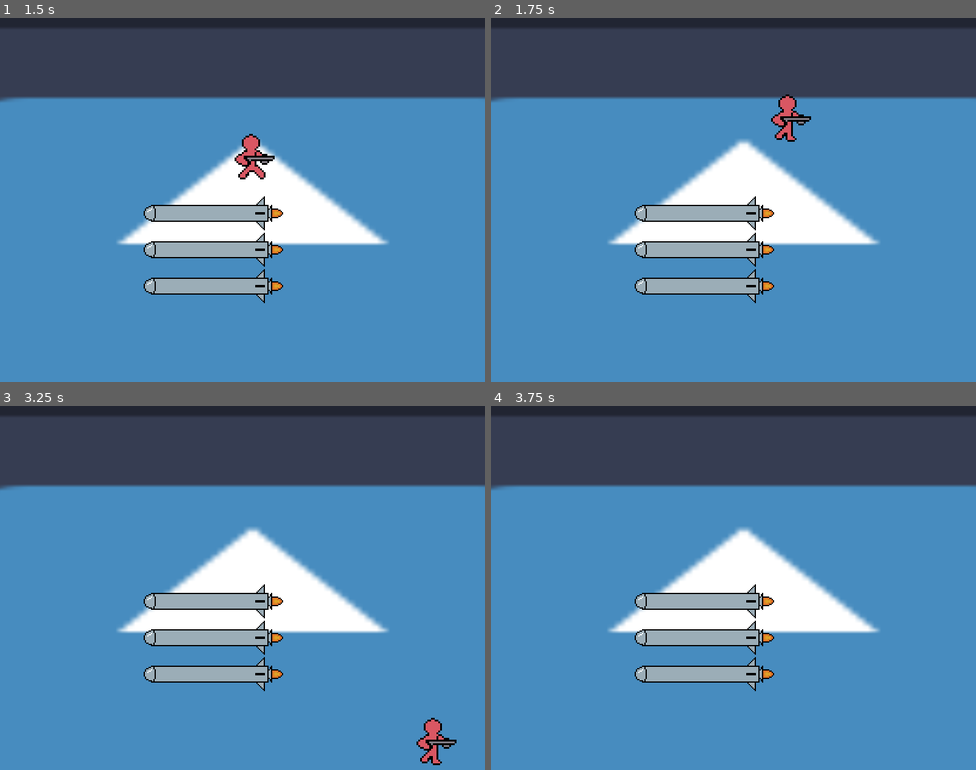
Above: before the commit, frames 1-4 (two rows, left to right).
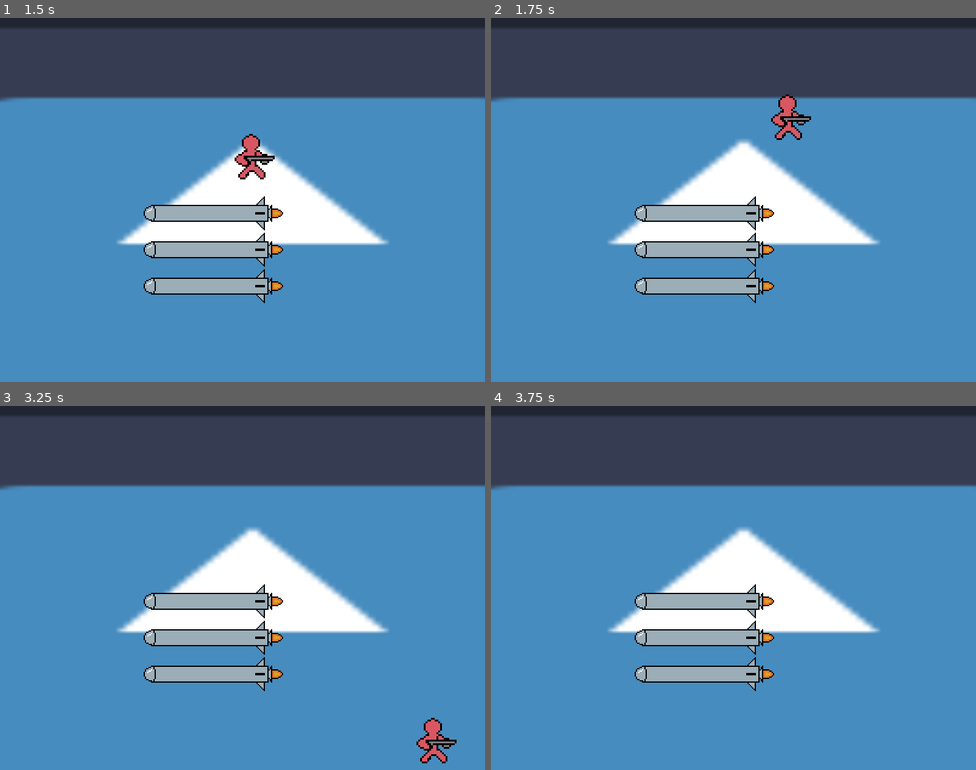
Above: after the commit, the same moments.

Repository: terminator0521/air-jumper
Game: Godot game, scene res://scenes/start_menu.tscn
Same seed, same stepped clock (60 frames per second), same inputs: the game is played once before the commit and once after it. The engine's default icon, where the game draws it, is replaced by a stand-in: a white triangle on a blue panel in a dark square.
Inputs (mouse positions are in pixels of both pictures, inside the frame that each line leads up to):
- Up to frame 1 (1.5 s): click (242, 138) at 0.5 s; hold Right from 1.28 s (still down); tap Z (jump) at 1.35 s
- Up to frame 2 (1.75 s): keep holding Right; tap Z (jump) at 1.52 s
- Up to frame 3 (3.25 s): tap Z (jump) at 1.82, 2.1, 2.27, 2.57, 2.85 s; release Right at 2.03 s; hold Down (down, bound only after the commit) 2.03-2.78 s; hold Right from 2.78 s (still down)
- Up to frame 4 (3.75 s): keep holding Right; tap Z (jump) at 3.6 s

Frame 1 is identical in both runs. In frame 2, 0.1% of the frame differs, in the area x 60-65%, y 29-34%; in frame 3, 0.1%; in frame 4, nothing differs.

Commit message:
add jump down through platform

Diff:
--- a/project.godot
+++ b/project.godot
@@ -41,6 +41,11 @@
 "events": [Object(InputEventKey,"resource_local_to_scene":false,"resource_name":"","device":16,"window_id":0,"alt_press …(190 unchanged characters)…
 ]
 }
+down={
+"deadzone": 0.2,
+"events": [Object(InputEventKey,"resource_local_to_scene":false,"resource_name":"","device":-1,"window_id":0,"alt_pressed":false,"shift_pressed":false,"ctrl_pressed":false,"meta_pressed":false,"pressed":false,"keycode":4194322,"physical_keycode":0,"key_label":0,"unicode":0,"location":0,"echo":false,"script":null)
+]
+}
 
 [physics]
 
--- a/scripts/player.gd
+++ b/scripts/player.gd
@@ -18,14 +18,17 @@
 	if h_direction != 0:
 		$AnimatedSprite2D.flip_h = (h_direction < 0)
 
-	match h_direction:
-		1.0, -1.0:
-			if $AnimatedSprite2D.animation != "walking":
-				$AnimatedSprite2D.play("walking")
-		0.0:
-			if $AnimatedSprite2D.animation != "default":
-				$AnimatedSprite2D.play("default")
-	pass
+	if is_grounded:
+		match h_direction:
+			1.0, -1.0:
+				if $AnimatedSprite2D.animation != "walking":
+					$AnimatedSprite2D.play("walking")
+			0.0:
+				if $AnimatedSprite2D.animation != "default":
+					$AnimatedSprite2D.play("default")
+	else:
+		if $AnimatedSprite2D.animation != "default":
+			$AnimatedSprite2D.play("default")
 
 func _physics_process(delta: float) -> void:
 	print(displacement.y)
@@ -45,6 +48,8 @@
 		if Input.is_action_just_pressed("jump") and !is_jumping:
 			is_jumping = true
 			is_grounded = false
+		elif Input.is_action_just_pressed("down") and !is_jumping:
+			is_grounded = false
 		else:
 			displacement.y = 0
 	elif is_jumping:
@@ -60,7 +65,7 @@
 
 func _on_area_2d_area_entered(area: Area2D) -> void:
 	if area.is_in_group("Platform"):
-		if $Area2D.global_position.y + _get_extents($Area2D).y - 4 < area.global_position.y - _get_extents(area).y:
+		if $Area2D.global_position.y + _get_extents($Area2D).y - 6 < area.global_position.y - _get_extents(area).y:
 			is_grounded = true
 			#$Area2D.global_position.y = area.global_position.y - _get_extents(area).y - _get_extents($Area2D).y
 			pass
